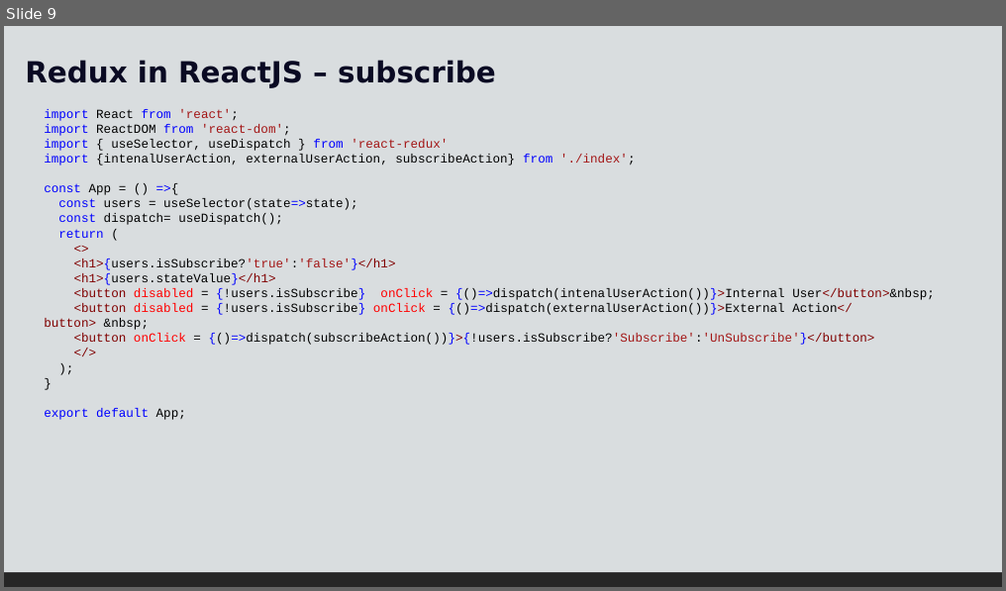
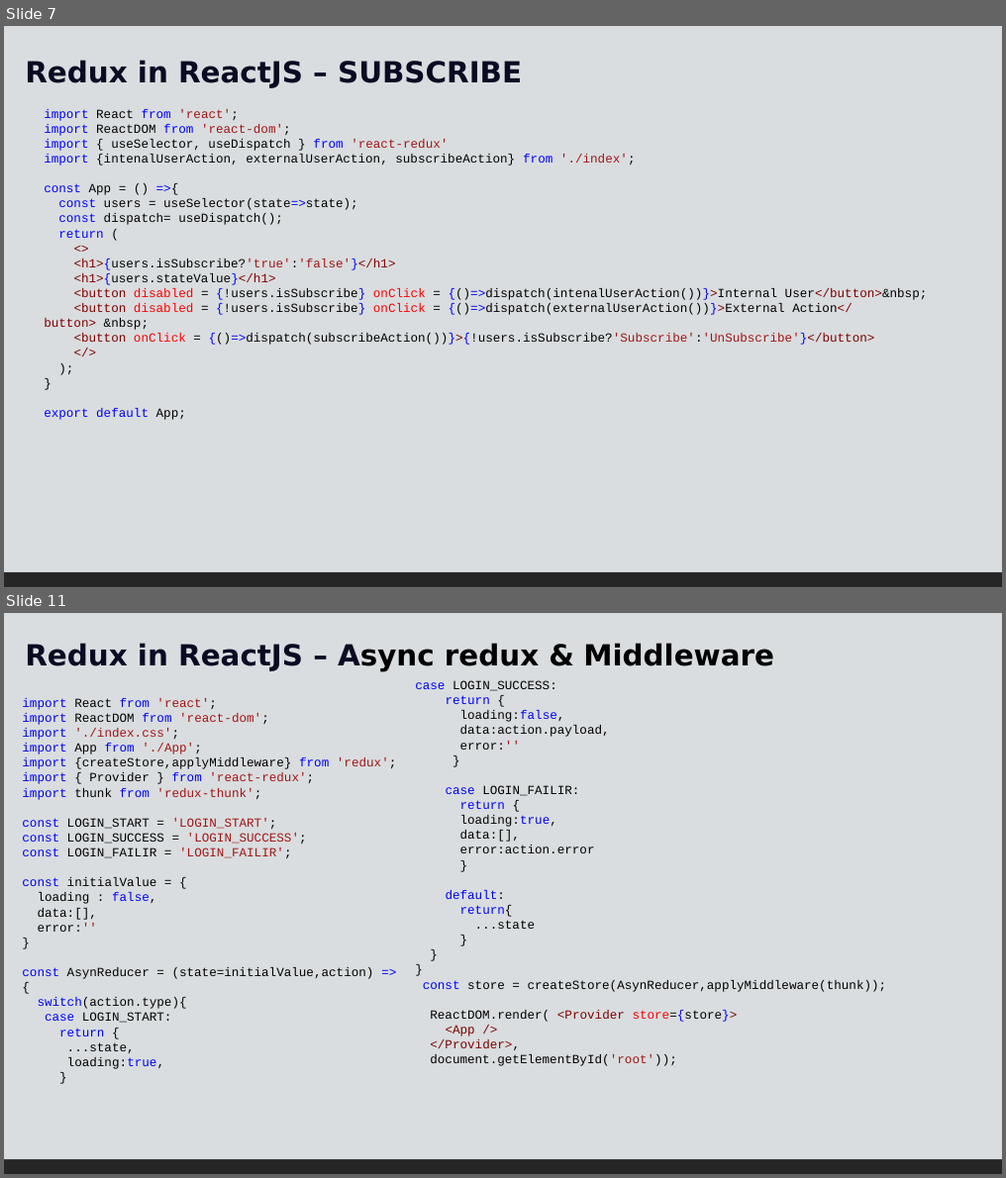
Before and after one commit to bharathi2k6/Learn_React, a slide deck: doc/React-5.pptx. Shown one above the other, each under a label of ours: slide 9 before the commit, slides 7 and 11 after it; the slides between them are not shown. The pictures are 1006x591 and 1006x1178 pixels, drawn with LibreOffice and Linux fonts; fonts in the diff are those of the drawing. Boxes give left, top, right and bottom in pixels: in the first picture for what was removed or moved away, otherwise in the second. Text is boxed around its words. In the diff, an @@ line names an element or a change of style, - is before the commit and + after.

Commit message:
all redux

```diff
--- a/doc/React-5.pptx
+++ b/doc/React-5.pptx
@@ slide 11 added at [4,613,1002,1174], background #FFFFFF; not listed: 1 template element that a slide beside it also shows @@
@@ rectangle added at [4,613,1002,1159], fill #D9DDDF @@
@@ text added at [25,643,774,671], 28 pt, text #000000, bold @@
+Redux in ReactJS – Async redux & Middleware
@@ text added at [22,698,396,1069], 12 pt, text #000000 @@
+import React from 'react';
+import ReactDOM from 'react-dom';
+import './index.css';
+import App from './App';
+import {createStore,applyMiddleware} from 'redux';
+import { Provider } from 'react-redux';
+import thunk from 'redux-thunk';
+const LOGIN_START = 'LOGIN_START';
+const LOGIN_SUCCESS = 'LOGIN_SUCCESS';
+const LOGIN_FAILIR = 'LOGIN_FAILIR';
+const initialValue = {
+loading : false,
+data:[],
+error:''
+}
+const AsynReducer = (state=initialValue,action) => {
+switch(action.type){
+case LOGIN_START:
+return {
+...state,
+loading:true,
+}
@@ text added at [415,680,887,1066], 12 pt, text #000000 @@
+case LOGIN_SUCCESS:
+return {
+loading:false,
+data:action.payload,
+error:''
+}
+case LOGIN_FAILIR:
+return {
+loading:true,
+data:[],
+error:action.error
+}
+default:
+return{
+...state
+}
+}
+}
+const store = createStore(AsynReducer,applyMiddleware(thunk));
+ReactDOM.render( <Provider store={store}>
+<App />
+</Provider>,
+document.getElementById('root'));
@@ what was slide 9 is now slide 7 @@
@@ slide 7 changed as well @@
@@ text at [25,60,522,88]: text changed @@
-Redux in ReactJS – subscribe
+Redux in ReactJS – SUBSCRIBE
@@ text "import React from 'react';" rewrapped from [44,109,935,420] to [44,109,928,420] @@
```
Also in this commit, not shown: 7 other slides changed, 3 other slides added, 3 slides removed, 30 other files.
